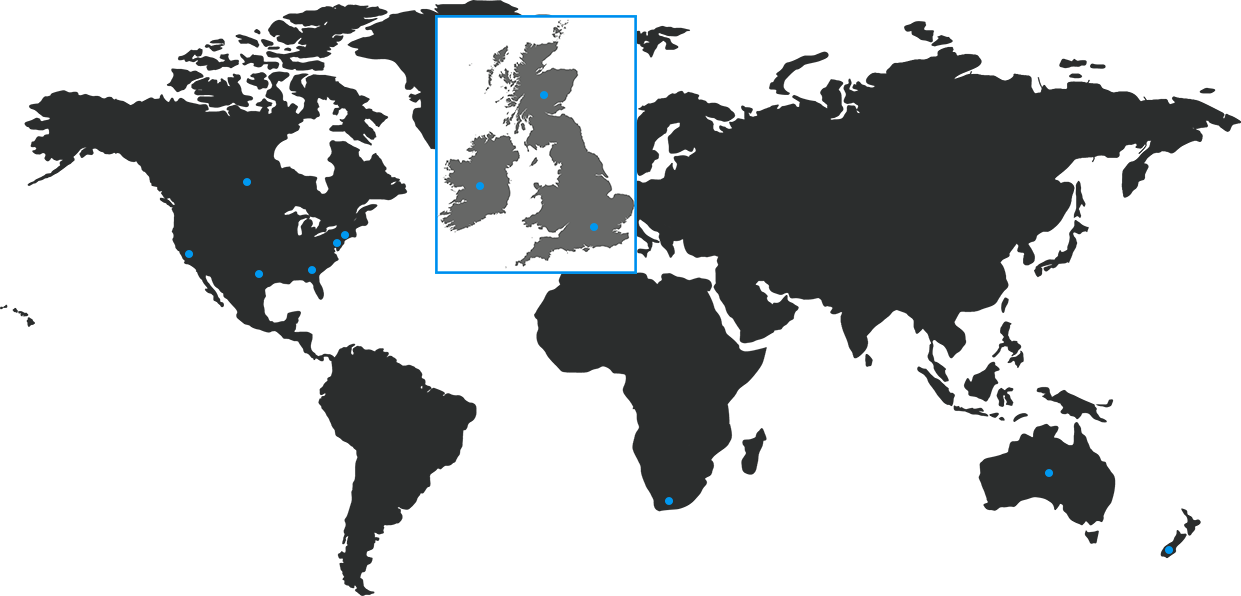
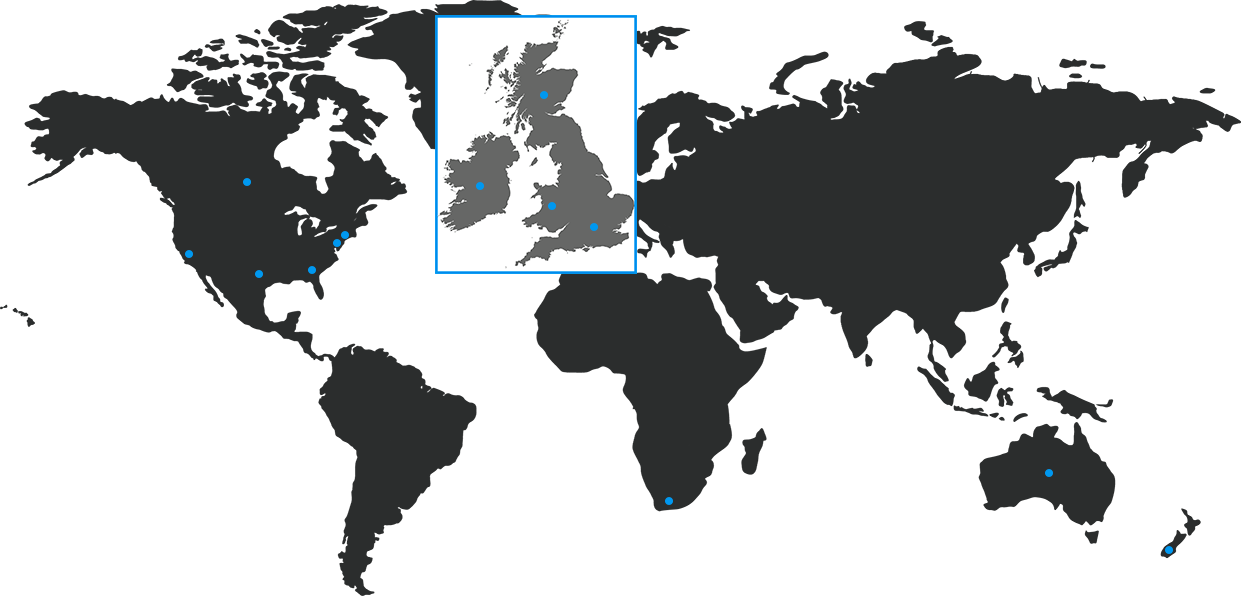
Revision of a layered 1241×596 image; what changed, layer by layer:
added layer "wales" above "scotland" over <box>548,202,556,210</box>
